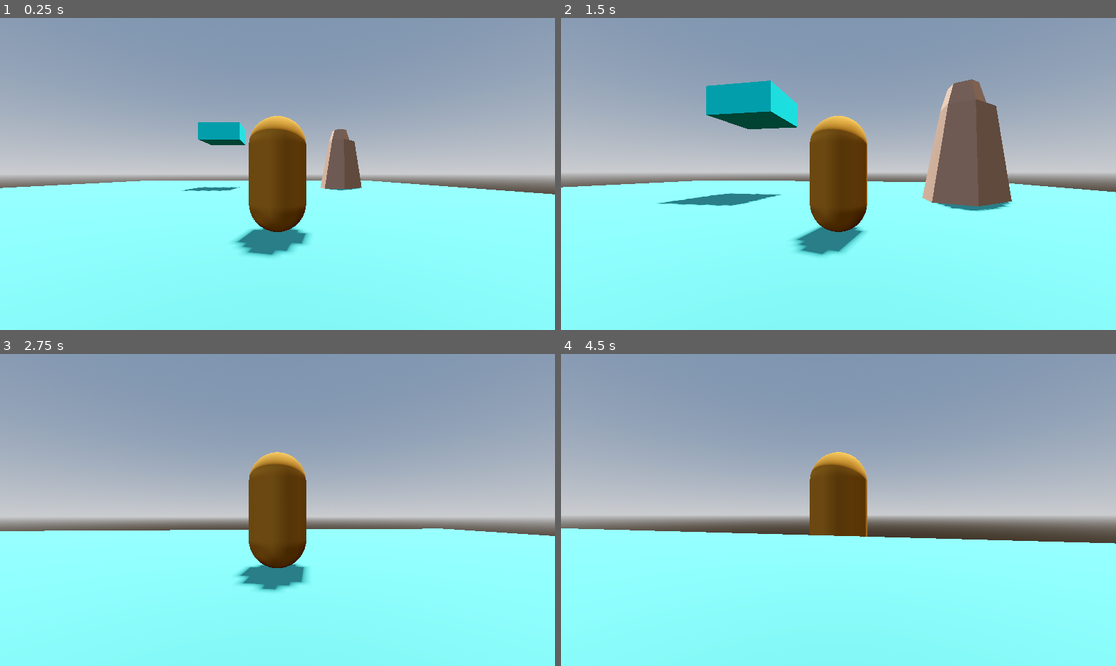
Above: before the commit, frames 1-4 (two rows, left to right).
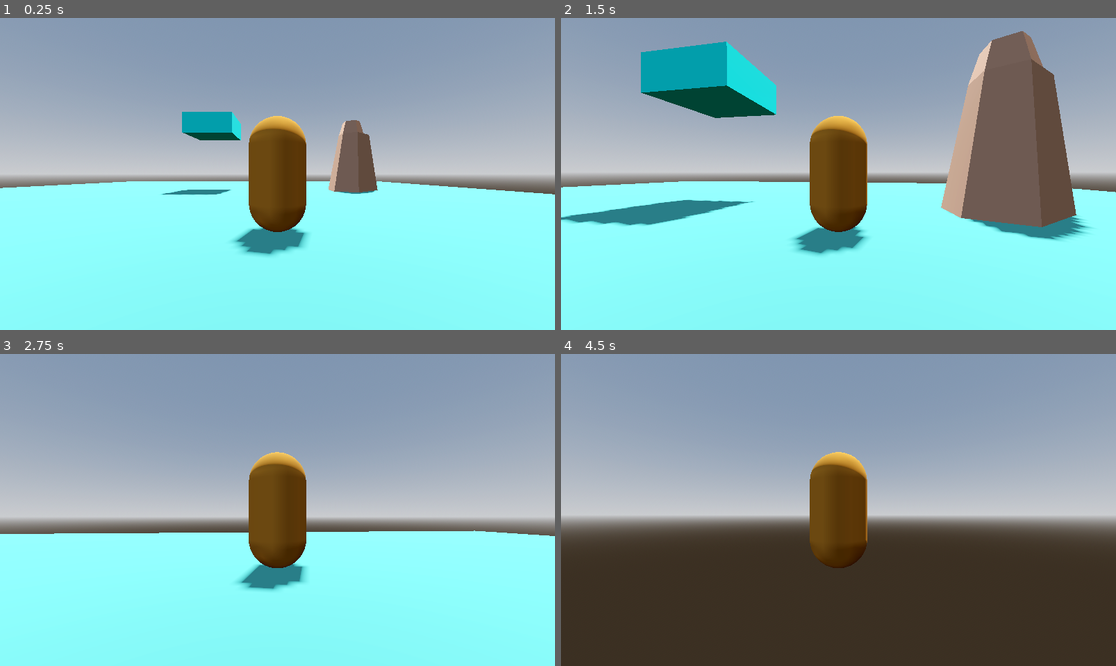
Above: after the commit, the same moments.

Repository: AmPEeLickdss4051/Platformerrr
Game: Godot game, scene res://Scenes/main.tscn
Two runs of this game, one before a commit and one after it. Both use one fixed random seed, a clock stepped at 60 frames per second and the inputs below.
Inputs (mouse positions are in pixels of both pictures, inside the frame that each line leads up to):
- Up to frame 1 (0.25 s): no input
- Up to frame 2 (1.5 s): tap Enter at 0.5 s; move the mouse to (866, 174) at 0.52 s; hold W (UP) from 0.53 s (still down); tap Space (JUMP) at 0.77 s; move the mouse to (810, 174) at 1.27 s
- Up to frame 3 (2.75 s): keep holding W (UP); tap Space (JUMP) at 1.52 s; move the mouse to (288, 503) at 2.02 s
- Up to frame 4 (4.5 s): keep holding W (UP); move the mouse to (832, 516) at 2.77 s; tap Space (JUMP) at 3.02, 3.77 s; move the mouse to (877, 513) at 3.52 s; move the mouse to (794, 506) at 4.27 s

The runs differ from the first frame. In frame 1, 2.4% of the frame differs, in the area x 25-69%, y 30-77%; in frame 2, 18%; in frame 3, 0.8%; in frame 4, 42%, in the area x 0-100%, y 55-100%.

Commit message:
Revert "trans"
This reverts commit 479027bf8fa3406a388a135139c953dc855d1a78.

Diff:
--- a/Scenes/main.tscn
+++ b/Scenes/main.tscn
@@ -40,7 +40,7 @@
 transform = Transform3D(1, 0, 0, 0, 1, 0, 0, 0, 1, 0, -0.5, 0)
 
 [node name="Player" parent="." instance=ExtResource("1_jjgbg")]
-transform = Transform3D(1, 0, 0, 0, 1, 0, 0, 0, 1, 2.1000001, 0.5, 4.7)
+transform = Transform3D(1, 0, 0, 0, 1, 0, 0, 0, 1, 2.1000001, 0.5, 3.7)
 
 [node name="ground_grass2" parent="." instance=ExtResource("4_jjvhh")]
 transform = Transform3D(14.275, 0, 0, 0, 14.275, 0, 0, 0, 14.275, 0.79499984, 0.019499987, 0.8275)
